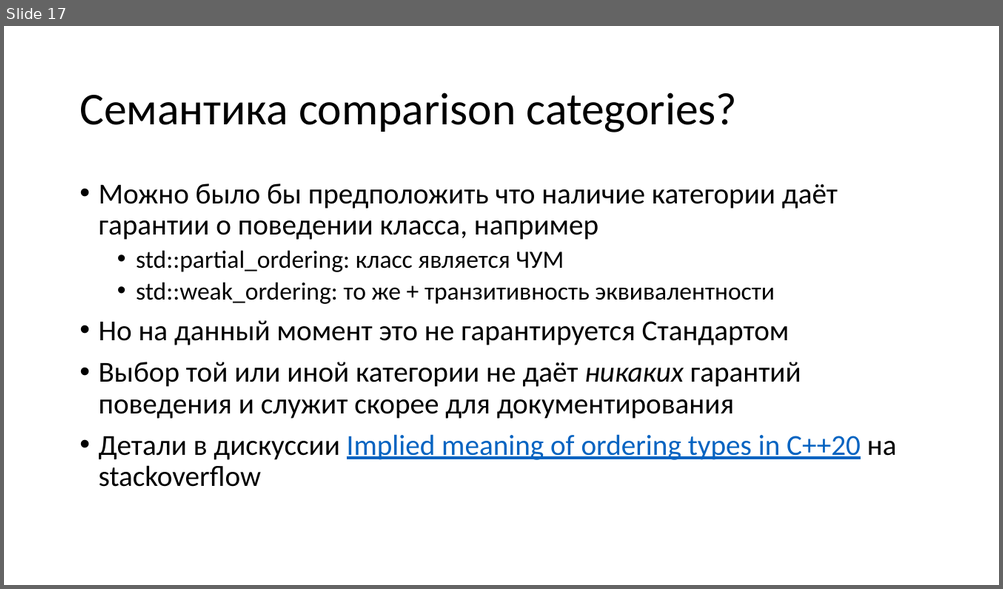
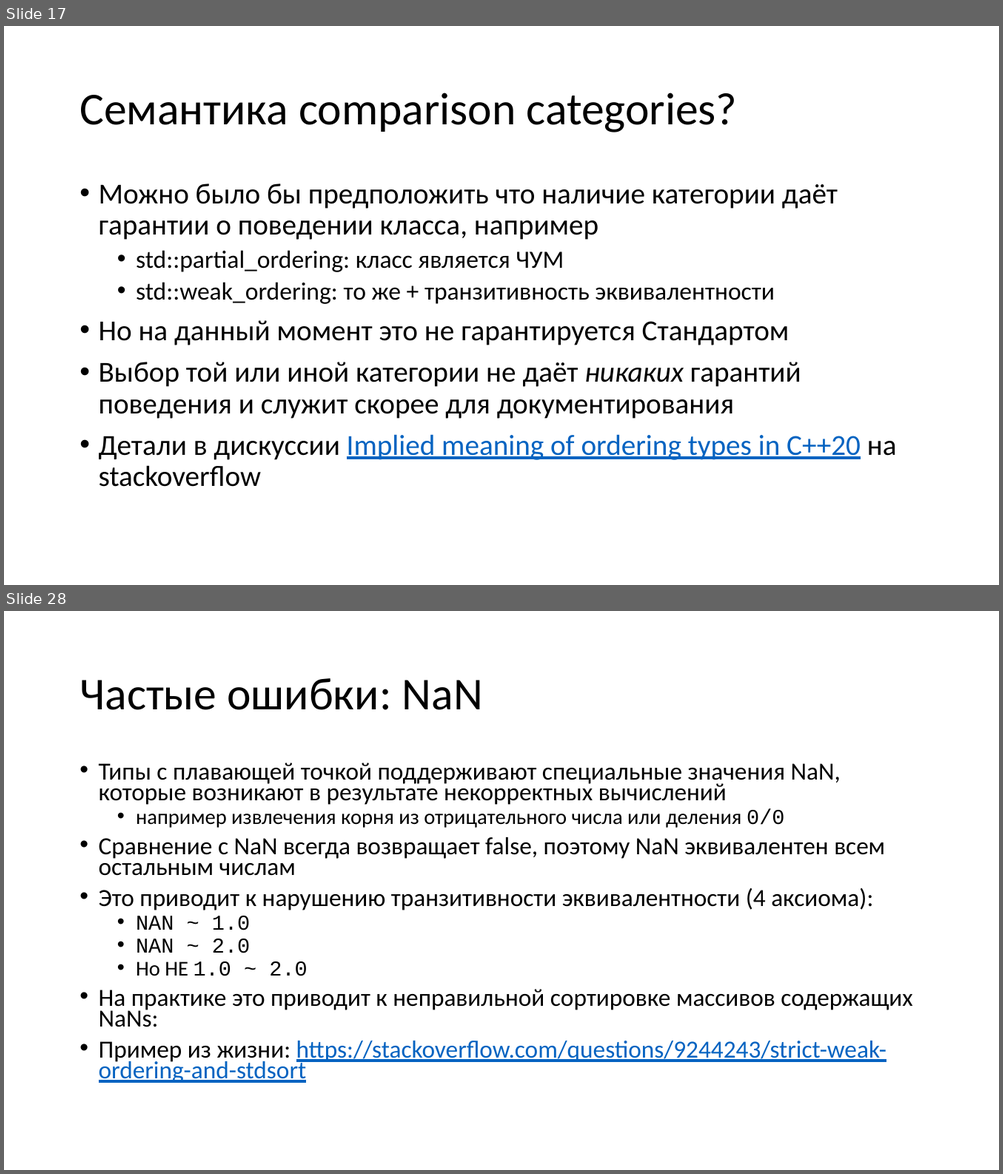
Before and after one commit to yugr/CppRussia, a slide deck: 2023/RU.pptx. Shown one above the other, each under a label of ours: slide 17 before the commit, slides 17 and 28 after it; the slides between them are not shown. The pictures are 1003x589 and 1003x1174 pixels, drawn with LibreOffice and Linux fonts; fonts in the diff are those of the drawing. Boxes give left, top, right and bottom in pixels: in the first picture for what was removed or moved away, otherwise in the second. Text is boxed around its words. In the diff, an @@ line names an element or a change of style, - is before the commit and + after.

```diff
--- a/2023/RU.pptx
+++ b/2023/RU.pptx
@@ slide 28 added at [4, 611, 999, 1170], background #FFFFFF @@
@@ title added at [79, 678, 483, 710], 44 pt, text #000000 @@
+Частые ошибки: NaN
@@ text added at [99, 763, 913, 1083], 23.8 pt, text #000000 @@
+• Типы с плавающей точкой поддерживают специальные значения NaN, которые возникают в результате некорректных вычислений
+  • например извлечения корня из отрицательного числа или деления 0/0
+• Сравнение с NaN всегда возвращает false, поэтому NaN эквивалентен всем остальным числам
+• Это приводит к нарушению транзитивности эквивалентности (4 аксиома):
+  • NAN ~ 1.0
+  • NAN ~ 2.0
+  • Но НЕ 1.0 ~ 2.0
+• На практике это приводит к неправильной сортировке массивов содержащих NaNs:
+• Пример из жизни: https://stackoverflow.com/questions/9244243/strict-weak-ordering-and-stdsort
```
Also in this commit, not shown: 15 other slides added.
